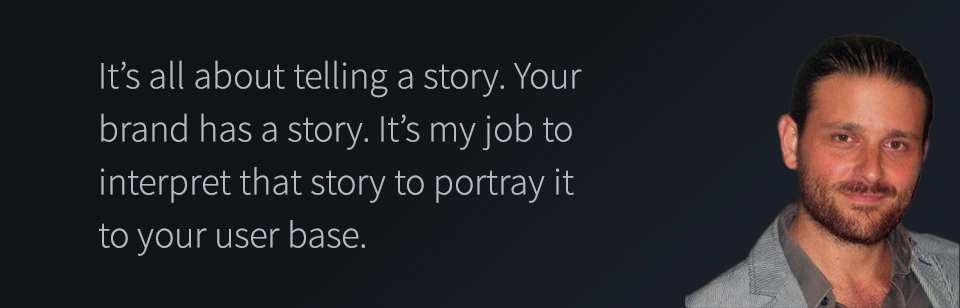
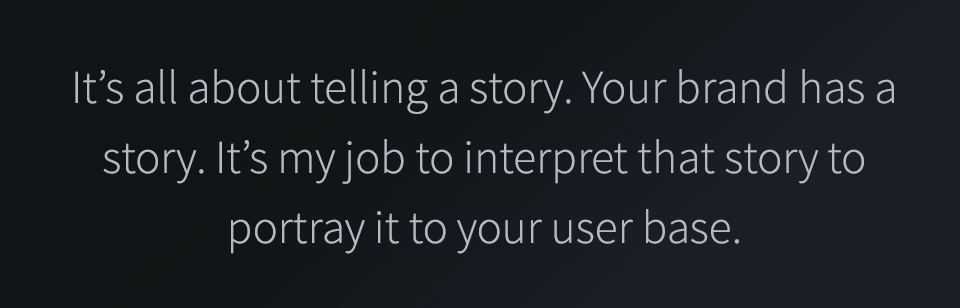
Layered file, before and after one edit (960 x 308). Changes by layer:
painted on "It’s all about telling a story. Your brand has a story. It’s my" over box(75, 60, 894, 256)
hid "Levels 1" over box(685, 33, 960, 308)
